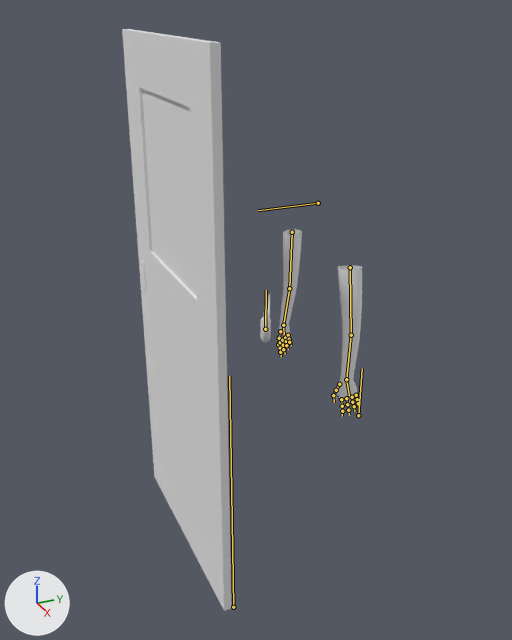
Two versions of the Blender file Assets/Models/player.blend, one commit apart.
Before and after are seen from a camera (50 mm lens) standing at (2.31, -1.25, 2.11) and looking at (-0.01, -0.2, 0.95). The lights are fixed; the arrows at lower left show +X, +Y and +Z. The bones that bend it are drawn over the model as lines.
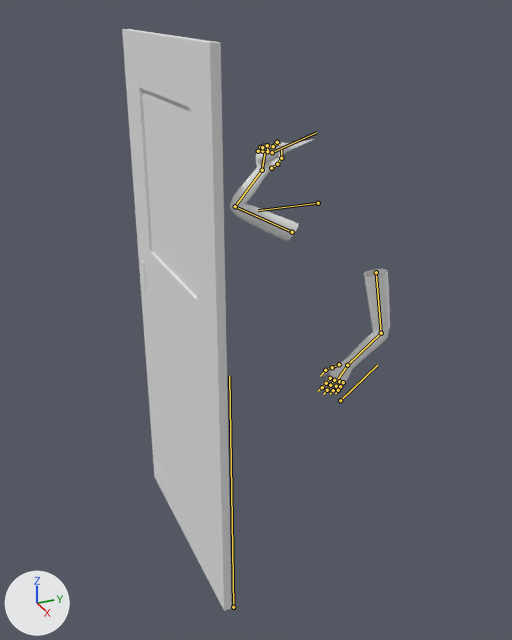
The newer file adds an action. The first version stands in its rest pose; the second is drawn at frame 0 of the action 'swissknife fire'.

Pixel boxes [x1, y1, x2, y2] of what changed, in the pictures (512 x 640 px):
'Plane', posed (87% wider, 36% taller): before [277, 229, 362, 416]; after [230, 141, 390, 395]
'knife', posed: before [260, 294, 271, 342]; after [256, 138, 314, 163]
bone 'Bone.001', root to tip: before (350, 267) to (351, 335); after (376, 272) to (381, 333)
bone 'Bone.018', root to tip: before (283, 325) to (284, 338); after (262, 170) to (265, 151)
bone 'Bone.034', root to tip: before (280, 331) to (279, 338); after (271, 168) to (277, 164)
bone 'Bone.035', root to tip: before (279, 338) to (278, 344); after (277, 164) to (281, 158)
bone 'Bone.036', root to tip: before (278, 344) to (279, 350); after (281, 158) to (281, 150)
bone 'Bone.019', root to tip: before (280, 342) to (280, 348); after (272, 152) to (274, 145)
bone 'Bone.020', root to tip: before (280, 348) to (280, 352); after (274, 145) to (277, 142)
bone 'Bone.021', root to tip: before (280, 352) to (281, 357); after (277, 142) to (279, 144)
bone 'Bone.022', root to tip: before (282, 340) to (283, 345); after (267, 151) to (269, 146)
bone 'Bone.023', root to tip: before (283, 345) to (283, 349); after (269, 146) to (273, 146)
bone 'Bone.024', root to tip: before (283, 349) to (285, 354); after (273, 146) to (273, 153)
bone 'Bone.025', root to tip: before (285, 337) to (286, 341); after (262, 151) to (264, 146)
bone 'Bone.026', root to tip: before (286, 341) to (286, 345); after (264, 146) to (267, 145)
bone 'Bone.027', root to tip: before (286, 345) to (288, 349); after (267, 145) to (268, 151)
bone 'Bone.028', root to tip: before (288, 335) to (289, 339); after (258, 151) to (260, 147)
bone 'Bone.029', root to tip: before (289, 339) to (289, 342); after (260, 147) to (262, 147)
bone 'Bone.030', root to tip: before (289, 342) to (291, 345); after (262, 147) to (262, 152)
bone 'wep r', root to tip: before (265, 329) to (266, 290); after (272, 152) to (316, 132)

The change, as a diff of the scene's bpy script:
```diff
--- a/Assets/Models/player.blend.py
+++ b/Assets/Models/player.blend.py
@@ bone_bone_001 @@
 bone_bone_001 = bpy.data.objects['Armature'].pose.bones['Bone.001']  # child of 'pivot'
-bone_bone_001.location = (0.0, 0.0, 0.0)
+bone_bone_001.location = (-0.004, 0.041, 0.113)
@@ bone_bone_018 @@
 bone_bone_018 = bpy.data.objects['Armature'].pose.bones['Bone.018']  # child of 'Bone.017'
-bone_bone_018.rotation_quaternion = (1.0, 0.0, 0.0, 0.0)  # degrees (0, 0, 0)
+bone_bone_018.rotation_quaternion = (0.982, 0.094, 0.134, 0.096)  # degrees (12, 14, 13)
@@ bone_bone_034 @@
 bone_bone_034 = bpy.data.objects['Armature'].pose.bones['Bone.034']  # child of 'Bone.018'
-bone_bone_034.location = (0.0, 0.0, 0.0)
-bone_bone_034.rotation_quaternion = (1.0, 0.0, 0.0, 0.0)  # degrees (0, 0, 0)
+bone_bone_034.location = (0.004, 0.003, -0.003)
+bone_bone_034.rotation_quaternion = (0.962, -0.033, -0.119, -0.245)  # degrees (0, -14, -29)
@@ bone_bone_035 @@
 bone_bone_035 = bpy.data.objects['Armature'].pose.bones['Bone.035']  # child of 'Bone.034'
-bone_bone_035.rotation_quaternion = (1.0, 0.0, 0.0, 0.0)  # degrees (0, 0, 0)
+bone_bone_035.rotation_quaternion = (0.981, 0.152, 0.0, 0.123)  # degrees (17, -2, 14)
@@ bone_bone_036 @@
 bone_bone_036 = bpy.data.objects['Armature'].pose.bones['Bone.036']  # child of 'Bone.035'
-bone_bone_036.rotation_quaternion = (1.0, 0.0, 0.0, 0.0)  # degrees (0, 0, 0)
+bone_bone_036.rotation_quaternion = (0.992, 0.041, 0.012, 0.12)  # degrees (5, 1, 14)
@@ bone_bone_019 @@
 bone_bone_019 = bpy.data.objects['Armature'].pose.bones['Bone.019']  # child of 'Bone.018'
-bone_bone_019.rotation_quaternion = (1.0, 0.0, 0.0, 0.0)  # degrees (0, 0, 0)
+bone_bone_019.rotation_quaternion = (0.991, 0.044, 0.035, -0.123)  # degrees (5, 5, -14)
@@ bone_bone_020 @@
 bone_bone_020 = bpy.data.objects['Armature'].pose.bones['Bone.020']  # child of 'Bone.019'
-bone_bone_020.location = (0.0, 0.0, 0.0)
-bone_bone_020.rotation_quaternion = (1.0, 0.0, 0.0, 0.0)  # degrees (0, 0, 0)
+bone_bone_020.location = (0.002, 0.0, 0.001)
+bone_bone_020.rotation_quaternion = (0.921, 0.168, 0.114, -0.332)  # degrees (14, 19, -37)
@@ bone_bone_021 @@
 bone_bone_021 = bpy.data.objects['Armature'].pose.bones['Bone.021']  # child of 'Bone.020'
-bone_bone_021.rotation_quaternion = (1.0, 0.0, 0.0, 0.0)  # degrees (0, 0, 0)
+bone_bone_021.rotation_quaternion = (0.911, 0.181, 0.083, -0.361)  # degrees (16, 16, -41)
@@ bone_bone_022 @@
 bone_bone_022 = bpy.data.objects['Armature'].pose.bones['Bone.022']  # child of 'Bone.018'
-bone_bone_022.rotation_quaternion = (1.0, 0.0, 0.0, 0.0)  # degrees (0, 0, 0)
+bone_bone_022.rotation_quaternion = (0.942, 0.144, 0.159, -0.256)  # degrees (12, 22, -28)
@@ bone_bone_023 @@
 bone_bone_023 = bpy.data.objects['Armature'].pose.bones['Bone.023']  # child of 'Bone.022'
-bone_bone_023.location = (0.0, 0.0, 0.0)
-bone_bone_023.rotation_quaternion = (1.0, 0.0, 0.0, 0.0)  # degrees (0, 0, 0)
+bone_bone_023.location = (0.001, -0.001, 0.0)
+bone_bone_023.rotation_quaternion = (0.838, 0.196, 0.044, -0.508)  # degrees (17, 16, -60)
@@ bone_bone_024 @@
 bone_bone_024 = bpy.data.objects['Armature'].pose.bones['Bone.024']  # child of 'Bone.023'
-bone_bone_024.rotation_quaternion = (1.0, 0.0, 0.0, 0.0)  # degrees (0, 0, 0)
+bone_bone_024.rotation_quaternion = (0.825, 0.189, 0.06, -0.53)  # degrees (15, 17, -63)
@@ bone_bone_025 @@
 bone_bone_025 = bpy.data.objects['Armature'].pose.bones['Bone.025']  # child of 'Bone.018'
-bone_bone_025.rotation_quaternion = (1.0, 0.0, 0.0, 0.0)  # degrees (0, 0, 0)
+bone_bone_025.rotation_quaternion = (0.942, 0.16, 0.191, -0.225)  # degrees (14, 26, -24)
@@ bone_bone_026 @@
 bone_bone_026 = bpy.data.objects['Armature'].pose.bones['Bone.026']  # child of 'Bone.025'
-bone_bone_026.rotation_quaternion = (1.0, 0.0, 0.0, 0.0)  # degrees (0, 0, 0)
+bone_bone_026.rotation_quaternion = (0.868, 0.145, 0.006, -0.475)  # degrees (14, 9, -56)
@@ bone_bone_027 @@
 bone_bone_027 = bpy.data.objects['Armature'].pose.bones['Bone.027']  # child of 'Bone.026'
-bone_bone_027.rotation_quaternion = (1.0, 0.0, 0.0, 0.0)  # degrees (0, 0, 0)
+bone_bone_027.rotation_quaternion = (0.856, 0.149, 0.012, -0.494)  # degrees (14, 10, -59)
@@ bone_bone_028 @@
 bone_bone_028 = bpy.data.objects['Armature'].pose.bones['Bone.028']  # child of 'Bone.018'
-bone_bone_028.rotation_quaternion = (1.0, 0.0, 0.0, 0.0)  # degrees (0, 0, 0)
+bone_bone_028.rotation_quaternion = (0.944, 0.044, 0.067, -0.32)  # degrees (2, 9, -37)
@@ bone_bone_029 @@
 bone_bone_029 = bpy.data.objects['Armature'].pose.bones['Bone.029']  # child of 'Bone.028'
-bone_bone_029.location = (0.0, 0.0, 0.0)
-bone_bone_029.rotation_quaternion = (1.0, 0.0, 0.0, 0.0)  # degrees (0, 0, 0)
+bone_bone_029.location = (-0.002, 0.001, -0.001)
+bone_bone_029.rotation_quaternion = (0.881, 0.108, 0.025, -0.461)  # degrees (10, 8, -55)
@@ bone_bone_030 @@
 bone_bone_030 = bpy.data.objects['Armature'].pose.bones['Bone.030']  # child of 'Bone.029'
-bone_bone_030.rotation_quaternion = (1.0, 0.0, 0.0, 0.0)  # degrees (0, 0, 0)
+bone_bone_030.rotation_quaternion = (0.868, 0.108, -0.01, -0.484)  # degrees (11, 5, -58)
@@ bone_wep_r @@
 bone_wep_r = bpy.data.objects['Armature'].pose.bones['wep r']  # child of 'Bone.018'
-bone_wep_r.location = (0.0, 0.0, 0.0)
-bone_wep_r.rotation_quaternion = (1.0, 0.0, 0.0, 0.0)  # degrees (0, 0, 0)
+bone_wep_r.location = (0.206, 0.024, -0.001)
+bone_wep_r.rotation_quaternion = (0.376, 0.902, 0.086, -0.195)  # degrees (135, 25, 1)
@@ bone_ik_arm_r @@
 bone_ik_arm_r = bpy.data.objects['Armature'].pose.bones['ik arm r']  # child of 'Bone'
-bone_ik_arm_r.location = (0.0, 0.0, 0.0)
+bone_ik_arm_r.location = (0.072, -0.693, -0.149)
@@ bone_ik_hand_l @@
 bone_ik_hand_l = bpy.data.objects['Armature'].pose.bones['ik hand l']  # child of 'Bone'
-bone_ik_hand_l.location = (0.0, 0.0, 0.0)
+bone_ik_hand_l.location = (-0.073, 0.046, 0.018)
@@ bone_ik_hand_r @@
 bone_ik_hand_r = bpy.data.objects['Armature'].pose.bones['ik hand r']  # child of 'Bone'
-bone_ik_hand_r.location = (0.0, 0.0, 0.0)
+bone_ik_hand_r.location = (-0.023, -0.1, 0.701)
```
